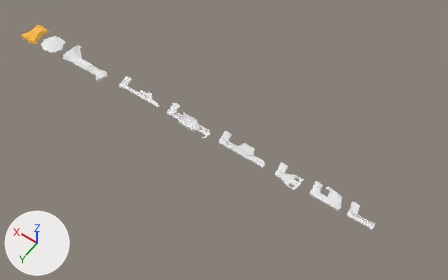
Two versions of the Blender file assets/models/icons.blend, one commit apart.
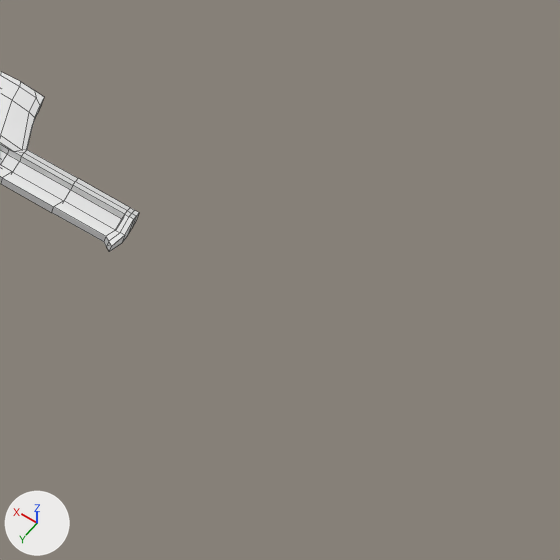
Each version appears first whole from a camera (50 mm lens) standing at (-20.4, 23.7, 37.4) and looking at (-3.1, -0.5, -0.7), and next in a close-up on the part from 79% to 99% of the width and 68% to 100% of the height. The lights are fixed; the arrows at lower left show +X, +Y and +Z. The close-ups show mesh edges as thin lines.

The first close-up shows 'zapper'.
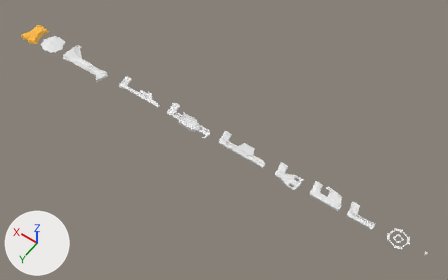
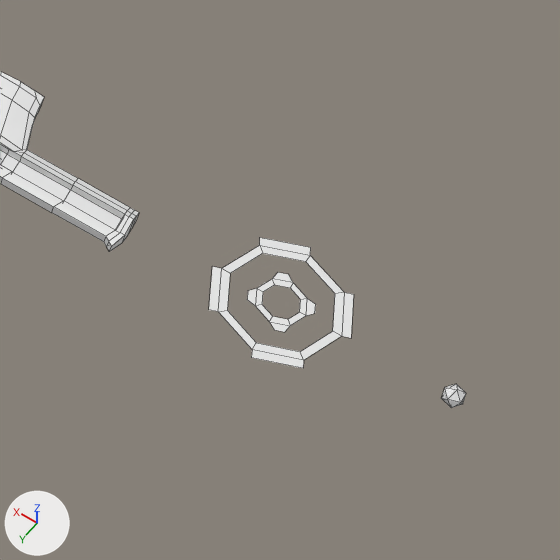
Pixel boxes (x1, y1, x2, y2) of what changed, in the close-ups (560 x 560 px):
'crosshair', added
    after: (209, 237, 354, 368)
'impact', added
    after: (441, 384, 466, 408)

What changed in the scene script:
```text
Add me_icosphere:
    me_icosphere.from_pydata(...)  # an icosphere of 20 faces spanning x -0.118..0.118, y -0.112..0.112, z -0.074..0.191
Add me_plane:
    me_plane.from_pydata(...)  # 48 vertices, 24 faces; spans x -0.81..0.81, y -0.81..0.81, z 0.0
Add ob_impact:
    ob_impact = bpy.data.objects.new('impact', me_icosphere)
    ob_impact.location = (-20.0, 0.0, 0.0)
Add ob_crosshair:
    ob_crosshair = bpy.data.objects.new('crosshair', me_plane)
    ob_crosshair.location = (-18.0, 0.0, 0.0)
```
